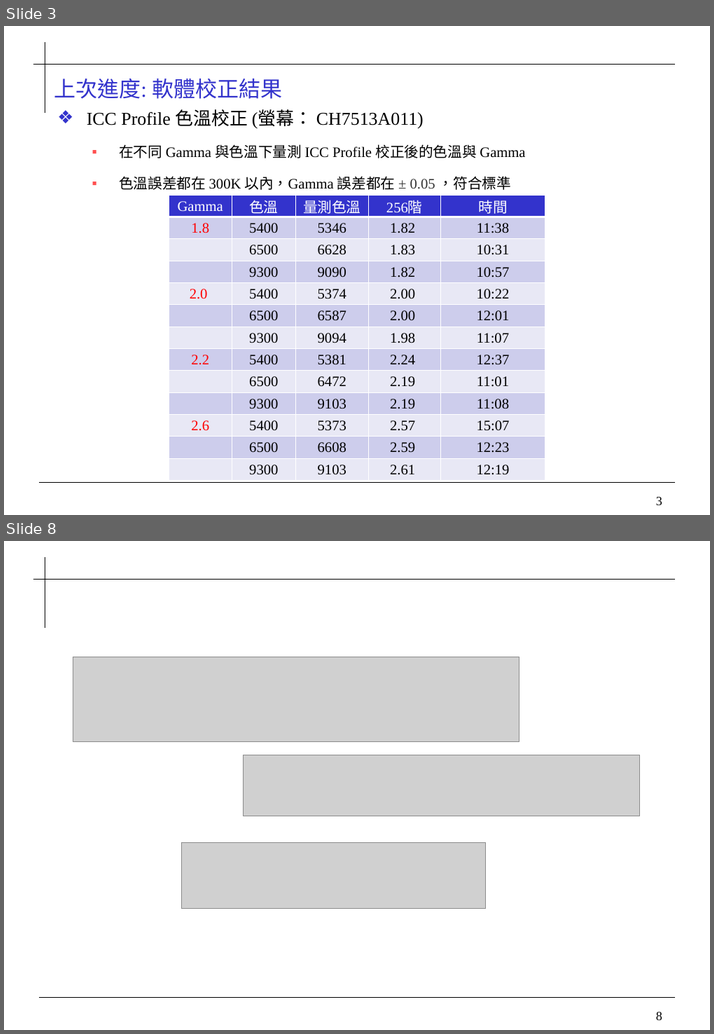
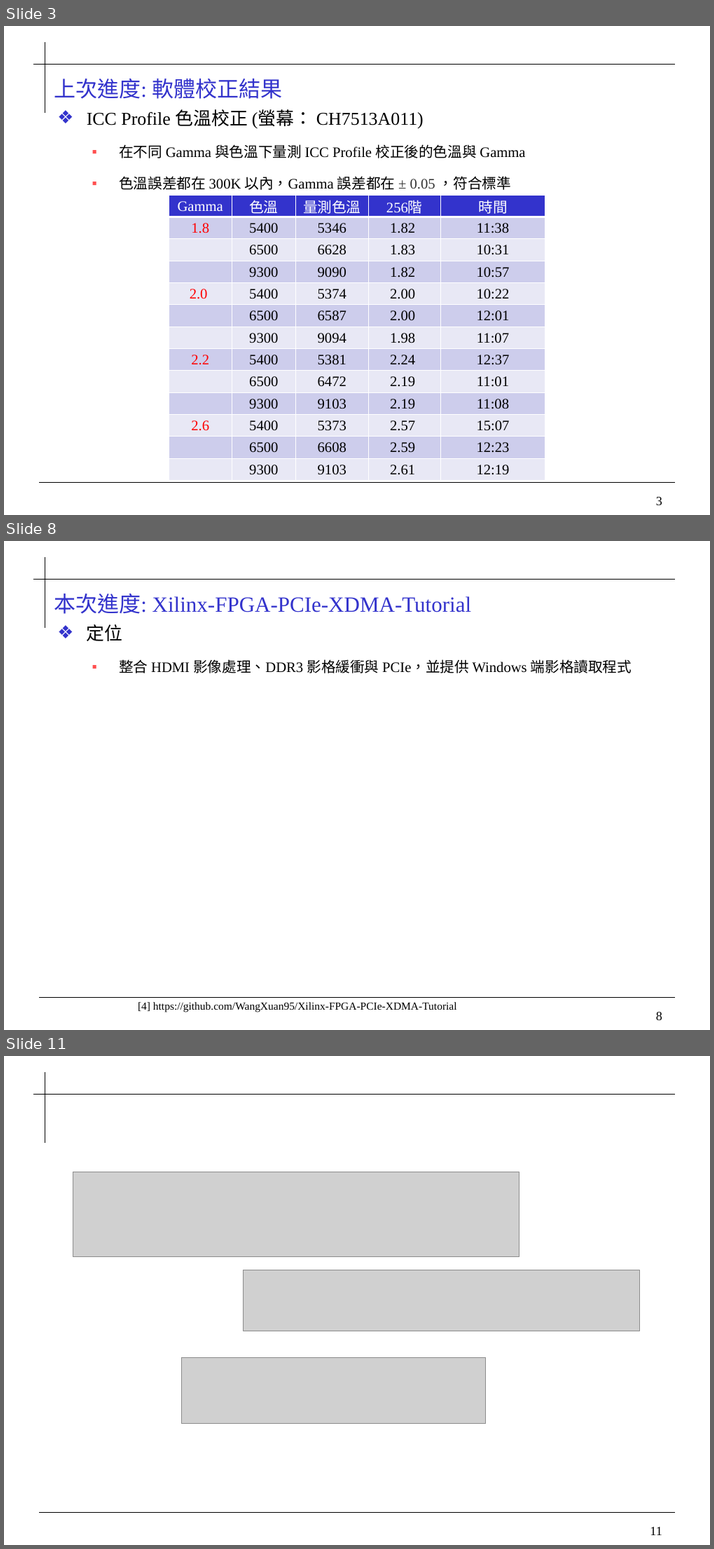
Before and after one commit to 0ilasis0/home, a slide deck: Onyx_進度報告_1013.pptx. Shown one above the other, each under a label of ours: slides 3 and 8 before the commit, slides 3, 8 and 11 after it; the slides between them are not shown. The pictures are 714x1034 and 714x1549 pixels, drawn with LibreOffice and Linux fonts; fonts in the diff are those of the drawing; grey boxes stand for pictures; background and template pictures are left out. Boxes give left, top, right and bottom in pixels: in the first picture for what was removed or moved away, otherwise in the second. Text is boxed around its words. In the diff, an @@ line names an element or a change of style, - is before the commit and + after.

```diff
--- a/Onyx_進度報告_1013.pptx
+++ b/Onyx_進度報告_1013.pptx
@@ slide 8 added at [4,541,710,1030], background #FFFFFF; not listed: 4 template elements that a slide beside it also shows @@
@@ title added at [54,593,471,614], 24 pt, text #3333CC @@
+本次進度: Xilinx-FPGA-PCIe-XDMA-Tutorial
@@ text added at [87,624,631,673], 16 pt, text #000000 @@
+❖ 定位
+  ▪ 整合 HDMI 影像處理、DDR3 影格緩衝與 PCIe，並提供 Windows 端影格讀取程式
@@ text added at [138,1002,457,1012], 12 pt, text #000000 @@
+[4] https://github.com/WangXuan95/Xilinx-FPGA-PCIe-XDMA-Tutorial
@@ what was slide 8 is now slide 11 @@
@@ page number at [649,1526,661,1535]: text changed @@
-8
+11
```
Also in this commit, not shown: 1 slide changed, 6 other slides added, 3 slides removed, 3 other files.
